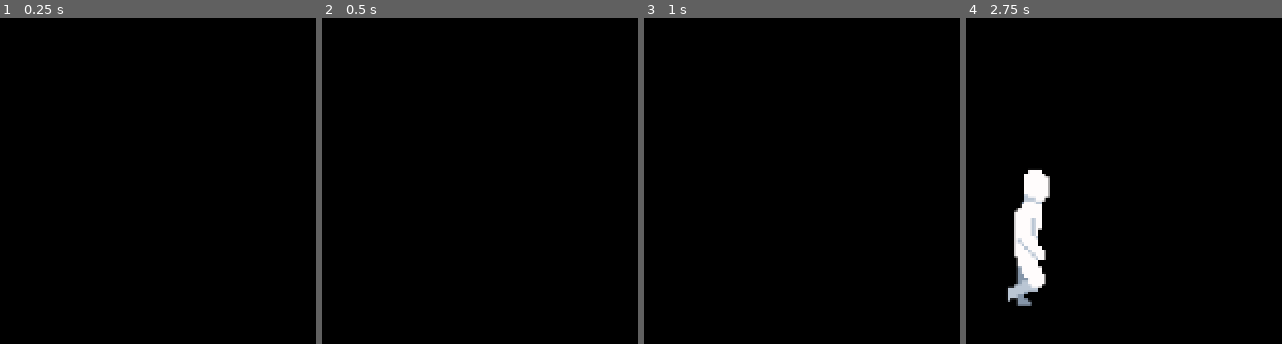
Above: before the commit, frames 1-4 (left to right).
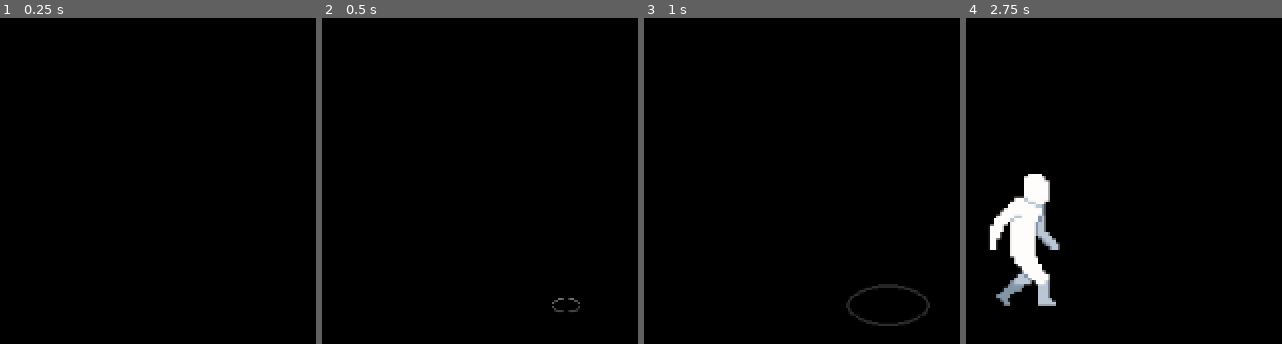
Above: after the commit, the same moments.

Repository: AlissonLamarque/Shovel-GameJam
Game: Godot game, scene res://scenes/main.tscn
The game is run twice, just before and just after one commit, with the same random seed, the same clock (stepped at 60 frames per second) and the same inputs.
Inputs:
- Up to frame 1 (0.25 s): no input
- Up to frame 2 (0.5 s): no input
- Up to frame 3 (1 s): tap Enter at 0.5 s; hold Right (ui_right) from 0.53 s (still down); hold Down (slide) from 0.53 s (still down); tap Z (jump) at 0.77, 0.8 s
- Up to frame 4 (2.75 s): tap Z (jump) at 1.07, 1.35, 1.52, 1.82, 2.3 s; release Down (slide) at 1.28 s; tap Down (slide) at 1.55 s; release Right (ui_right) at 2.03 s; hold Left (ui_left) from 2.03 s (still down); hold Down (slide) from 2.03 s (still down)

Frame 1 is identical in both runs. In frame 2, 0.1% of the frame differs, in the area x 72-82%, y 85-91%; in frame 3, 0.5%; in frame 4, 3.2%, in the area x 7-30%, y 46-89%.

Commit message:
Adicionadas ripples

Diff:
--- a/scenes/player.tscn
+++ b/scenes/player.tscn
@@ -2,6 +2,11 @@
 
 [ext_resource type="Texture2D" uid="uid://dlys73o1i4nmj" path="res://assets/player/PlayerSheet.png" id="1_e8806"]
 [ext_resource type="Script" uid="uid://d2hxg72woifpq" path="res://scripts/player.gd" id="1_ndjec"]
+[ext_resource type="PackedScene" uid="uid://dtduusdoxolxw" path="res://scenes/ripple.tscn" id="2_qhqgy"]
+
+[sub_resource type="AtlasTexture" id="AtlasTexture_uvoli"]
+atlas = ExtResource("1_e8806")
+region = Rect2(0, 588, 96, 84)
 
 [sub_resource type="AtlasTexture" id="AtlasTexture_ua2c1"]
 atlas = ExtResource("1_e8806")
@@ -90,14 +95,6 @@
 [sub_resource type="AtlasTexture" id="AtlasTexture_875ah"]
 atlas = ExtResource("1_e8806")
 region = Rect2(0, 420, 96, 84)
-
-[sub_resource type="AtlasTexture" id="AtlasTexture_kb1wv"]
-atlas = ExtResource("1_e8806")
-region = Rect2(0, 504, 96, 84)
-
-[sub_resource type="AtlasTexture" id="AtlasTexture_uvoli"]
-atlas = ExtResource("1_e8806")
-region = Rect2(0, 588, 96, 84)
 
 [sub_resource type="AtlasTexture" id="AtlasTexture_y4qgo"]
 atlas = ExtResource("1_e8806")
@@ -259,6 +256,14 @@
 animations = [{
 "frames": [{
 "duration": 1.0,
+"texture": SubResource("AtlasTexture_uvoli")
+}],
+"loop": false,
+"name": &"falling",
+"speed": 10.0
+}, {
+"frames": [{
+"duration": 1.0,
 "texture": SubResource("AtlasTexture_ua2c1")
 }, {
 "duration": 1.0,
@@ -333,15 +338,9 @@
 "frames": [{
 "duration": 1.0,
 "texture": SubResource("AtlasTexture_875ah")
-}, {
-"duration": 1.0,
-"texture": SubResource("AtlasTexture_kb1wv")
-}, {
-"duration": 1.0,
-"texture": SubResource("AtlasTexture_uvoli")
 }],
 "loop": false,
-"name": &"jump",
+"name": &"jumping",
 "speed": 10.0
 }, {
 "frames": [{
@@ -498,11 +497,14 @@
 
 [node name="Player" type="CharacterBody2D"]
 script = ExtResource("1_ndjec")
+ripple_scene = ExtResource("2_qhqgy")
 
 [node name="AnimatedSprite2D" type="AnimatedSprite2D" parent="."]
 position = Vector2(1, -42)
 sprite_frames = SubResource("SpriteFrames_v5cpl")
-animation = &"jump"
+animation = &"walk"
+frame = 2
+frame_progress = 0.555554
 
 [node name="CollisionShape2D" type="CollisionShape2D" parent="."]
 position = Vector2(0, -19)
@@ -511,3 +513,7 @@
 [node name="StepTimer" type="Timer" parent="."]
 wait_time = 0.5
 one_shot = true
+
+[node name="SlideRippleTimer" type="Timer" parent="."]
+
+[connection signal="timeout" from="StepTimer" to="." method="_on_step_timer_timeout"]
--- /dev/null
+++ b/scenes/ripple.tscn
@@ -0,0 +1,32 @@
+[gd_scene load_steps=8 format=3 uid="uid://dtduusdoxolxw"]
+
+[ext_resource type="Texture2D" uid="uid://byptl44ehpuo1" path="res://assets/player/ripple.png" id="1_nd7wn"]
+[ext_resource type="Script" uid="uid://bxby0u4oyytec" path="res://scripts/ripple.gd" id="2_soc2n"]
+
+[sub_resource type="Curve" id="Curve_soc2n"]
+_data = [Vector2(0, 0.707865), 0.0, 0.0, 0, 0, Vector2(1, 0), 0.0, 0.0, 0, 0]
+point_count = 2
+
+[sub_resource type="CurveTexture" id="CurveTexture_ljlil"]
+curve = SubResource("Curve_soc2n")
+
+[sub_resource type="Curve" id="Curve_k6ygx"]
+_data = [Vector2(0, 0), 0.0, 0.0, 0, 0, Vector2(1, 0.505618), 0.0, 0.0, 0, 0]
+point_count = 2
+
+[sub_resource type="CurveTexture" id="CurveTexture_6ss4j"]
+curve = SubResource("Curve_k6ygx")
+
+[sub_resource type="ParticleProcessMaterial" id="ParticleProcessMaterial_8xkuy"]
+particle_flag_disable_z = true
+gravity = Vector3(0, 0, 0)
+scale_curve = SubResource("CurveTexture_6ss4j")
+alpha_curve = SubResource("CurveTexture_ljlil")
+
+[node name="RippleInstance" type="GPUParticles2D"]
+amount = 1
+texture = ExtResource("1_nd7wn")
+lifetime = 1.5
+local_coords = true
+process_material = SubResource("ParticleProcessMaterial_8xkuy")
+script = ExtResource("2_soc2n")
--- a/scripts/player.gd
+++ b/scripts/player.gd
@@ -12,14 +12,21 @@
 @export var initial_speed: float = 60.0
 @export var same_key_penalty: float = 0.25
 @export var speed_lerp_factor: float = 0.2
+# Controle da velocidade da animação
+@export var min_animation_speed: float = 0.8 # Velocidade da animação quando o personagem está lento
+@export var max_animation_speed: float = 1.5 # Velocidade da animação quando o personagem está rápido
 
 @export_group("Posicionamento na Tela")
-# VALOR ALTERADO: O deslocamento na velocidade zero agora é 0 (posição inicial).
 @export var slow_speed_x_offset: float = 0.0
-# VALOR ALTERADO: Define o quão para a DIREITA o personagem vai em velocidade máxima.
 @export var fast_speed_x_offset: float = 50.0
-# Fator de suavização para o movimento de posição.
 @export var position_lerp_factor: float = 0.05
+
+# Referência para a cena da ondulação e seu controle
+@export_group("Efeitos Visuais")
+@export var ripple_scene: PackedScene
+@export var idle_ripple_interval: float = 2.5 # Intervalo da ondulação quando parado
+# NOVO: Intervalo para o rastro de ondulações durante o deslize.
+@export var slide_ripple_interval: float = 0.05
 
 # --- Variáveis de Física ---
 @export_group("Física, Pulo e Deslize")
@@ -37,17 +44,17 @@
 var _last_key_direction: int = 0
 var _time_since_last_input: float = 0.0
 var _is_sliding: bool = false
-var _initial_x_position: float # LÓGICA ALTERADA
+var _initial_x_position: float
 
 # --- Referências de Nós ---
 @onready var animated_sprite: AnimatedSprite2D = $AnimatedSprite2D
-
-
-var _is_jumping = false
+@onready var step_timer: Timer = $StepTimer
+# NOVO: Timer para o rastro de ondulações do deslize.
+@onready var slide_ripple_timer: Timer = $SlideRippleTimer
 
 
 func _ready() -> void:
-	# LÓGICA ALTERADA: Armazena a posição inicial do personagem no mundo do jogo.
+	# Armazena a posição inicial do personagem no mundo do jogo.
 	_initial_x_position = global_position.x
 
 
@@ -64,6 +71,7 @@
 		_current_speed = max(0, _current_speed - slide_deceleration * delta)
 		if is_equal_approx(_current_speed, 0.0):
 			_is_sliding = false
+			slide_ripple_timer.stop() # Para o rastro se a velocidade zerar.
 	else:
 		_time_since_last_input += delta
 		if _time_since_last_input > input_timeout:
@@ -75,9 +83,16 @@
 	# 4. ATUALIZAR ANIMAÇÕES
 	_update_animation()
 
+	# Armazena o estado do chão ANTES de mover.
+	var was_on_floor = is_on_floor()
+
 	# 5. MOVER O PERSONAGEM
-	# move_and_slide() ainda é necessário para a gravidade e colisões verticais.
 	move_and_slide()
+
+	# 6. LÓGICA DE ATERRISSAGEM (NOVO)
+	# Se não estava no chão antes, mas está agora, significa que acabou de aterrissar.
+	if not was_on_floor and is_on_floor():
+		_spawn_ripple()
 
 
 func _input(event: InputEvent) -> void:
@@ -99,7 +114,8 @@
 	# --- LÓGICA DO PULO ---
 	if event.is_action_pressed("jump") and is_on_floor() and not _is_sliding:
 		velocity.y = jump_velocity
-		_is_jumping = true
+		# LÓGICA ALTERADA: Cria uma ondulação no momento do pulo.
+		_spawn_ripple()
 
 	if event.is_action_released("jump") and velocity.y < 0:
 		velocity.y *= jump_release_multiplier
@@ -107,9 +123,15 @@
 	# --- LÓGICA DO DESLIZE ---
 	if event.is_action_pressed("slide") and is_on_floor() and _current_speed > 0:
 		_is_sliding = true
+		# NOVO: Inicia o timer para o rastro de ondulações do deslize.
+		slide_ripple_timer.wait_time = slide_ripple_interval
+		slide_ripple_timer.start()
+		_spawn_ripple() # Cria a primeira ondulação do deslize imediatamente.
 
 	if event.is_action_released("slide"):
 		_is_sliding = false
+		# NOVO: Para o rastro de ondulações ao soltar o botão.
+		slide_ripple_timer.stop()
 
 
 func _process_running_input(current_direction: int) -> void:
@@ -133,7 +155,7 @@
 
 
 func _update_horizontal_position() -> void:
-	# LÓGICA ALTERADA: Mapeia a velocidade para um deslocamento relativo à posição inicial do personagem.
+	# Mapeia a velocidade para um deslocamento relativo à posição inicial do personagem.
 	var target_x = remap(_current_speed, 0, max_speed, _initial_x_position + slow_speed_x_offset, _initial_x_position + fast_speed_x_offset)
 
 	# Interpola suavemente a posição atual do personagem para a posição alvo.
@@ -143,18 +165,68 @@
 func _update_animation() -> void:
 	if _is_sliding:
 		animated_sprite.play("slide")
+		animated_sprite.speed_scale = 1.0
+		step_timer.stop() # Garante que não haja ripples de passos ao deslizar
 		return
 
 	if is_on_floor():
-		if _current_speed >= 400:
-			animated_sprite.play("run_fast")
-		elif _current_speed >= 200:
-			animated_sprite.play("run")
-		elif _current_speed > 10.0:
-			animated_sprite.play("walk")
+		if _current_speed > 10.0:
+			# Escolhe a animação correta baseada na velocidade
+			if _current_speed >= 400:
+				animated_sprite.play("run_fast")
+			elif _current_speed >= 200:
+				animated_sprite.play("run")
+			else:
+				animated_sprite.play("walk")
+
+			# Mapeia a velocidade do personagem para a velocidade da animação
+			var animation_speed = remap(_current_speed, initial_speed, max_speed, min_animation_speed, max_animation_speed)
+			animated_sprite.speed_scale = clamp(animation_speed, min_animation_speed, max_animation_speed)
+
+			# Controla o timer dos passos para o efeito de ondulação
+			if step_timer.is_stopped():
+				# Dispara a primeira ondulação imediatamente ao começar a andar.
+				_spawn_ripple()
+
+				var step_duration = 0.4 / animated_sprite.speed_scale
+				step_timer.wait_time = clamp(step_duration, 0.1, 0.8)
+				step_timer.start()
 		else:
+			# Animação de parado com velocidade normal
 			animated_sprite.play("idle")
+			animated_sprite.speed_scale = 1.0
+			# Timer continua rodando lentamente quando parado.
+			if step_timer.is_stopped():
+				step_timer.wait_time = idle_ripple_interval
+				step_timer.start()
 	else:
-		if _is_jumping:
-			_is_jumping = false
-			animated_sprite.play("jump")
+		# Animações no ar com velocidade normal
+		if velocity.y < 0:
+			animated_sprite.play("jumping")
+		else:
+			animated_sprite.play("falling")
+		animated_sprite.speed_scale = 1.0
+		step_timer.stop()
+
+# Função para criar a ondulação foi separada para ser reutilizada.
+func _spawn_ripple():
+	if ripple_scene:
+		var ripple = ripple_scene.instantiate()
+		get_parent().add_child(ripple)
+
+		var ripple_position = global_position
+
+		# Interpola o deslocamento da ondulação com base na velocidade.
+		var x_offset = remap(_current_speed, 0, max_speed, 0.0, 15.0)
+		ripple_position.x += x_offset
+
+		ripple.global_position = ripple_position
+		ripple.player_speed = _current_speed
+
+func _on_step_timer_timeout():
+	# O timer agora chama a mesma função de criação de ondulação.
+	_spawn_ripple()
+
+# NOVO: Função chamada pelo novo Timer para o rastro do deslize.
+func _on_slide_ripple_timer_timeout():
+	_spawn_ripple()
--- /dev/null
+++ b/scripts/ripple.gd
@@ -0,0 +1,23 @@
+# RippleInstance.gd
+# Script para a cena de uma única ondulação.
+
+extends GPUParticles2D
+
+# Esta variável receberá a velocidade do jogador.
+var player_speed: float = 0.0
+
+# Você pode ajustar este valor para mudar o quão rápido a ondulação se move para trás.
+# 1.0 = mesma velocidade do cenário (se houvesse um).
+var scroll_multiplier: float = 0.8
+
+func _ready():
+	# Inicia a emissão assim que a cena é criada.
+	emitting = true
+	# Cria um timer que espera a duração das partículas e depois libera a cena da memória.
+	await get_tree().create_timer(lifetime).timeout
+	queue_free()
+
+func _physics_process(delta: float):
+	# Move a ondulação para a esquerda (para trás) com base na velocidade
+	# que o jogador tinha quando a ondulação foi criada.
+	global_position.x -= player_speed * scroll_multiplier * delta / 5
Binary file added: assets/player/ripple.png
Not shown, added: assets/player/ripple.png.import
Not shown, added: scripts/ripple.gd.uid
